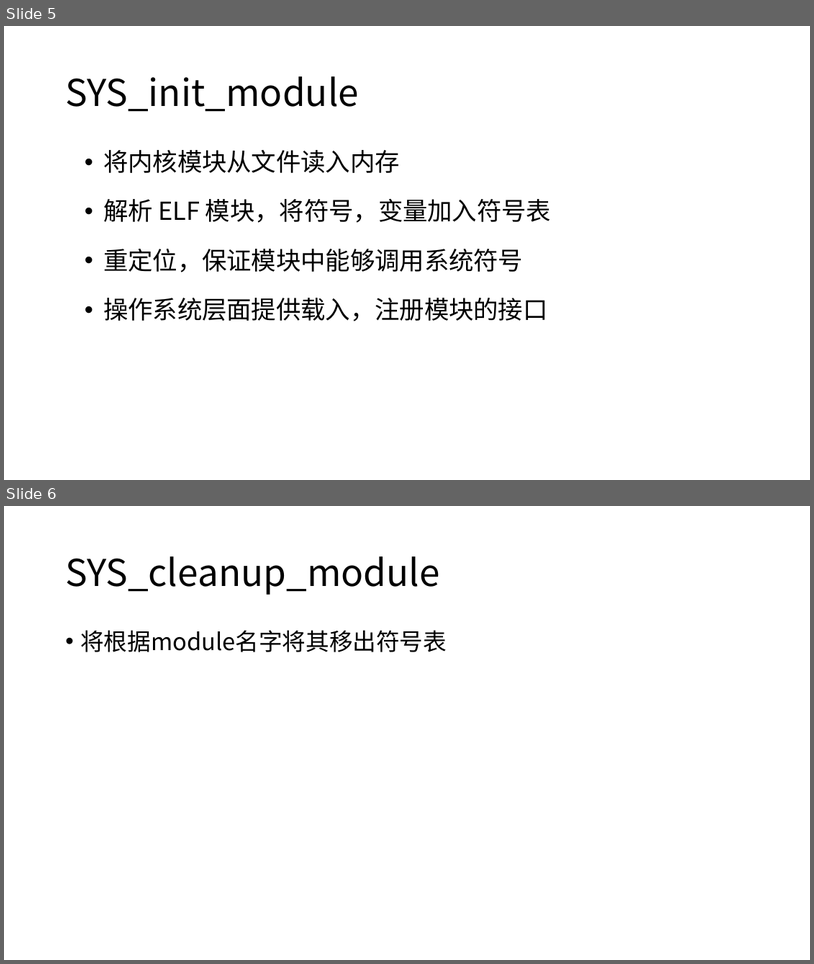
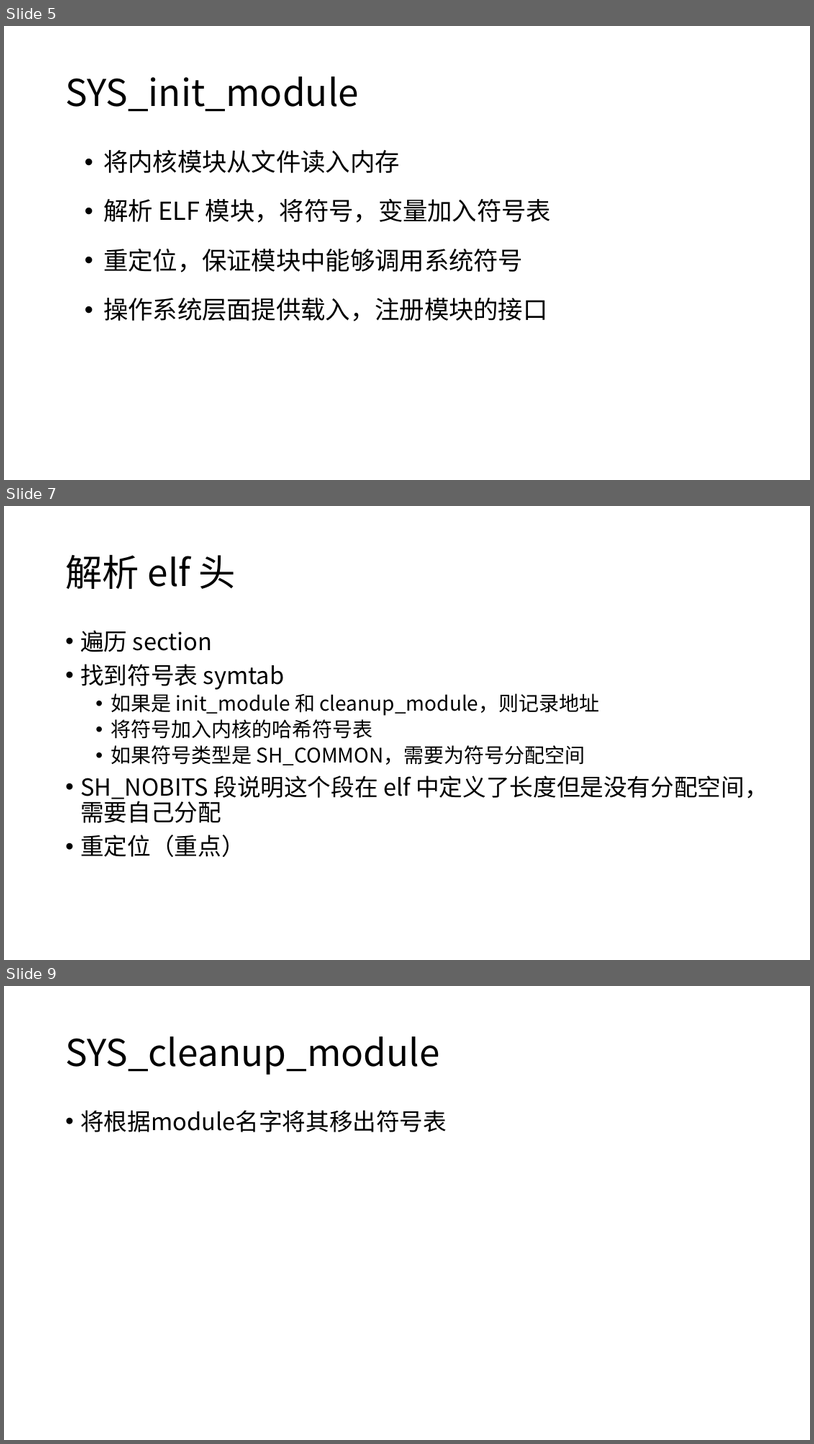
Before and after one commit to ivanium/RustOS, a slide deck: docs/final_final_pre.pptx. Shown one above the other, each under a label of ours: slides 5 and 6 before the commit, slides 5, 7 and 9 after it; the slides between them are not shown. The pictures are 814x964 and 814x1444 pixels, drawn with LibreOffice and Linux fonts; fonts in the diff are those of the drawing. Boxes give left, top, right and bottom in pixels: in the first picture for what was removed or moved away, otherwise in the second. Text is boxed around its words. In the diff, an @@ line names an element or a change of style, - is before the commit and + after.

```diff
--- a/docs/final_final_pre.pptx
+++ b/docs/final_final_pre.pptx
@@ slide 7 added at bbox=[4, 506, 810, 960], background #FFFFFF @@
@@ title added at bbox=[65, 555, 236, 589], 44 pt, text #000000 @@
+解析 elf 头
@@ text added at bbox=[80, 630, 768, 857], 24 pt, text #000000 @@
+• 遍历 section
+• 找到符号表 symtab
+  • 如果是 init_module 和 cleanup_module，则记录地址
+  • 将符号加入内核的哈希符号表
+  • 如果符号类型是 SH_COMMON，需要为符号分配空间
+• SH_NOBITS 段说明这个段在 elf 中定义了长度但是没有分配空间，需要自己分配
+• 重定位（重点）
@@ what was slide 6 is now slide 9 @@
```
Also in this commit, not shown: 3 slides changed, 4 other slides added.
